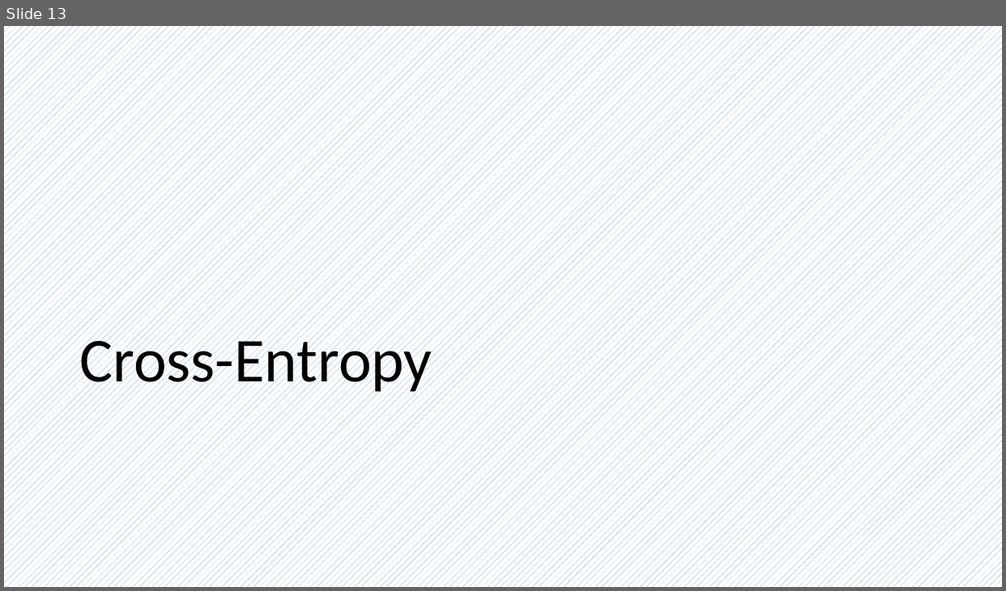
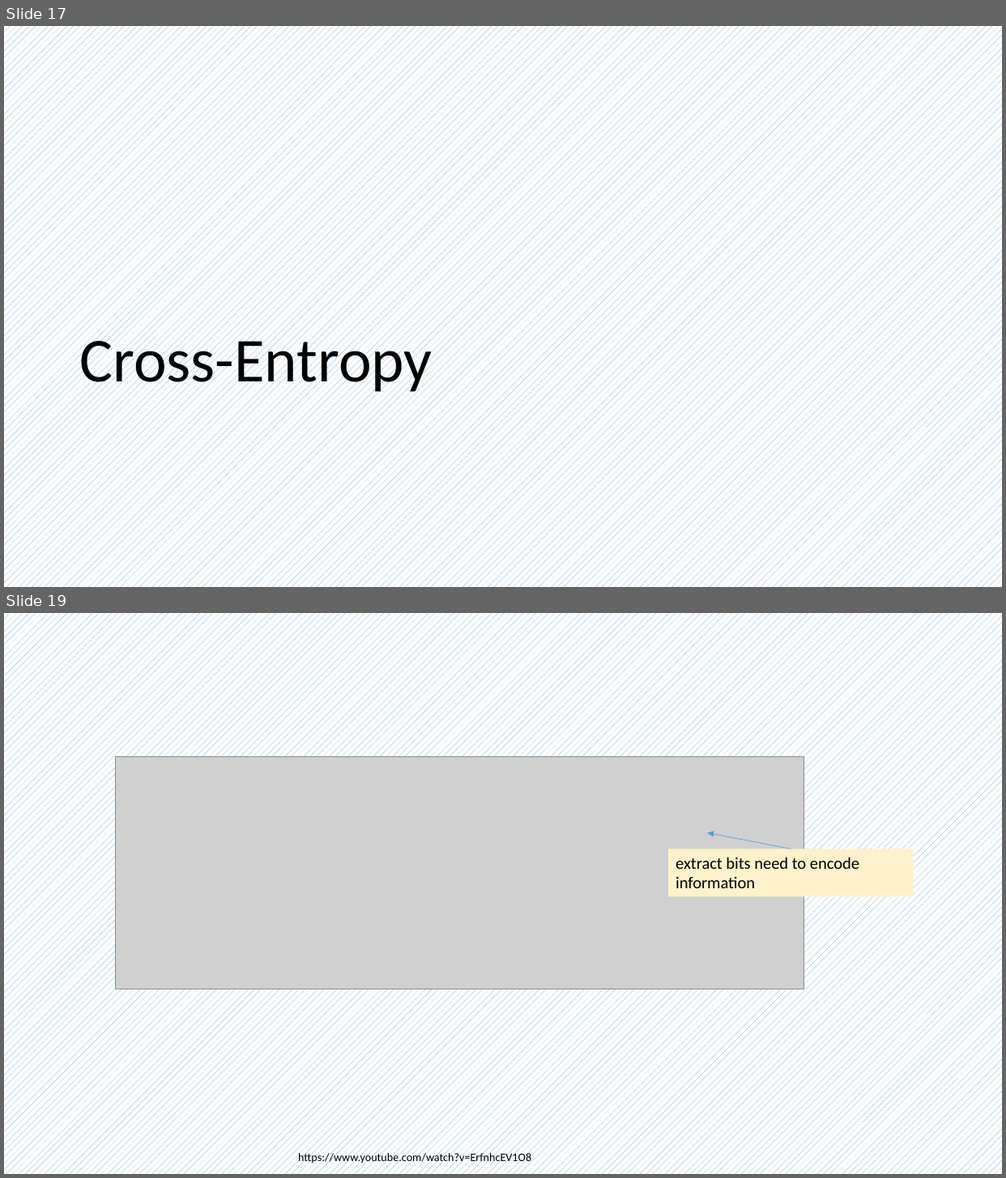
Before and after one commit to frankwxu/AI4DigitalForensics, a slide deck: lectures/08_multiclass_classification_n_to_n_2hidden/0_ML_concepts_multiclass.pptx. Shown one above the other, each under a label of ours: slide 13 before the commit, slides 17 and 19 after it; the slides between them are not shown. The pictures are 1006x591 and 1006x1178 pixels, drawn with LibreOffice and Linux fonts; fonts in the diff are those of the drawing; grey boxes stand for pictures; background and template pictures are left out. Boxes give left, top, right and bottom in pixels: in the first picture for what was removed or moved away, otherwise in the second. Text is boxed around its words. In the diff, an @@ line names an element or a change of style, - is before the commit and + after.

```diff
--- a/lectures/08_multiclass_classification_n_to_n_2hidden/0_ML_concepts_multiclass.pptx
+++ b/lectures/08_multiclass_classification_n_to_n_2hidden/0_ML_concepts_multiclass.pptx
@@ slide 19 added at <box>4,613,1002,1174</box>, background pattern #5B9BD5 on #FFFFFF @@
@@ picture added at <box>116,756,804,990</box> @@
@@ rectangle added at <box>669,849,914,897</box>, fill #FFF2CC, 16 pt, text #000000 @@
+extract bits need to encode information
@@ arrow added from (791, 849) to (708, 833), #5B9BD5 0.5 pt @@
@@ text added at <box>298,1152,531,1165</box>, 11 pt, text #000000 @@
+https://www.youtube.com/watch?v=ErfnhcEV1O8
@@ what was slide 13 is now slide 17 @@
```
Also in this commit, not shown: 3 slides changed, 6 other slides added, 6 other files.
